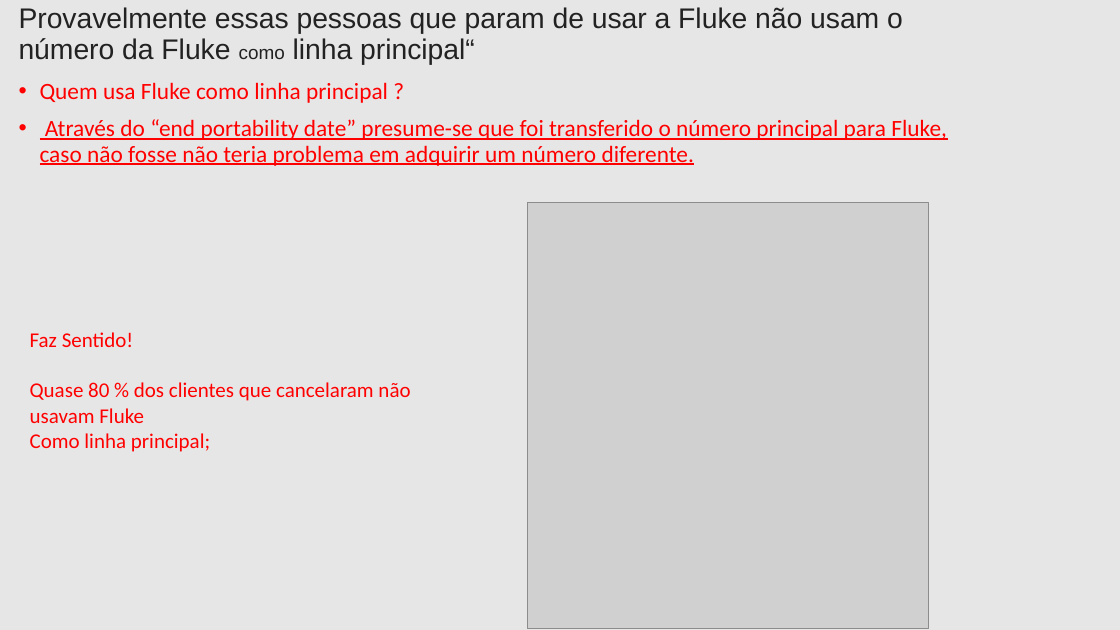
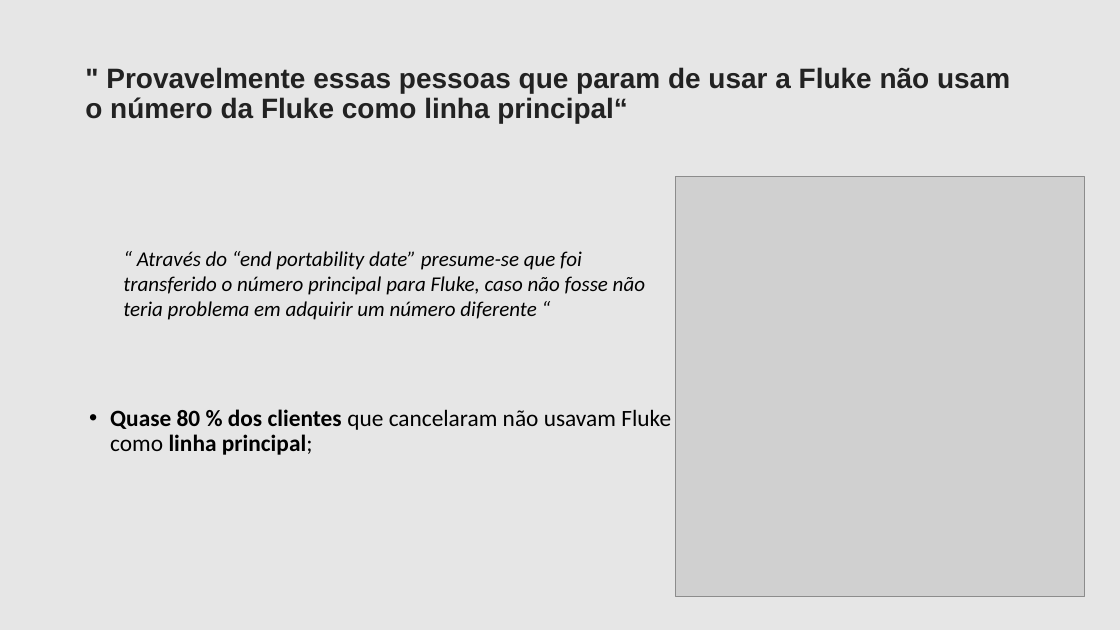
Before and after one commit to filipeaguiarrod/Fluke-Case, a slide deck: slide 7 of Churn_Case.pptx. Drawn at 1120x630 pixels with LibreOffice and Linux fonts; fonts in the diff are those of the drawing; grey boxes stand for pictures. Boxes give left, top, right and bottom in pixels: in the first picture for what was removed or moved away, otherwise in the second. Text is boxed around its words. In the diff, an @@ line names an element or a change of style, - is before the commit and + after.

```diff
--- a/Churn_Case.pptx
+++ b/Churn_Case.pptx
@@ background #E7E6E6 to #E6E6E6 @@
@@ text at <box>85,67,1010,123</box>: text changed; size 24.3 to 24 pt; bold on @@
-Provavelmente essas pessoas que param de usar a Fluke não usam o número da Fluke como linha principal“
+" Provavelmente essas pessoas que param de usar a Fluke não usam o número da Fluke como linha principal“
@@ picture added at <box>676,176,1086,597</box> @@
@@ picture removed at <box>528,202,928,628</box> @@
@@ text at <box>123,251,645,320</box>: text changed; size 20 to 18 pt; text colour #FF0000 to #000000; italic on @@
-• Quem usa Fluke como linha principal ?
-• Através do “end portability date” presume-se que foi transferido o número principal para Fluke, caso não fosse não teria problema em adquirir um número diferente.
+“ Através do “end portability date” presume-se que foi transferido o número principal para Fluke, caso não fosse não teria problema em adquirir um número diferente “
@@ text at <box>110,409,671,455</box>: text changed; size 18 to 20 pt; text colour #FF0000 to #000000; bold on @@
-Faz Sentido!
-Quase 80 % dos clientes que cancelaram não usavam Fluke
-Como linha principal;
+• Quase 80 % dos clientes que cancelaram não usavam Fluke como linha principal;
```
Also in this commit, not shown: 8 other slides changed, 5 other files.
